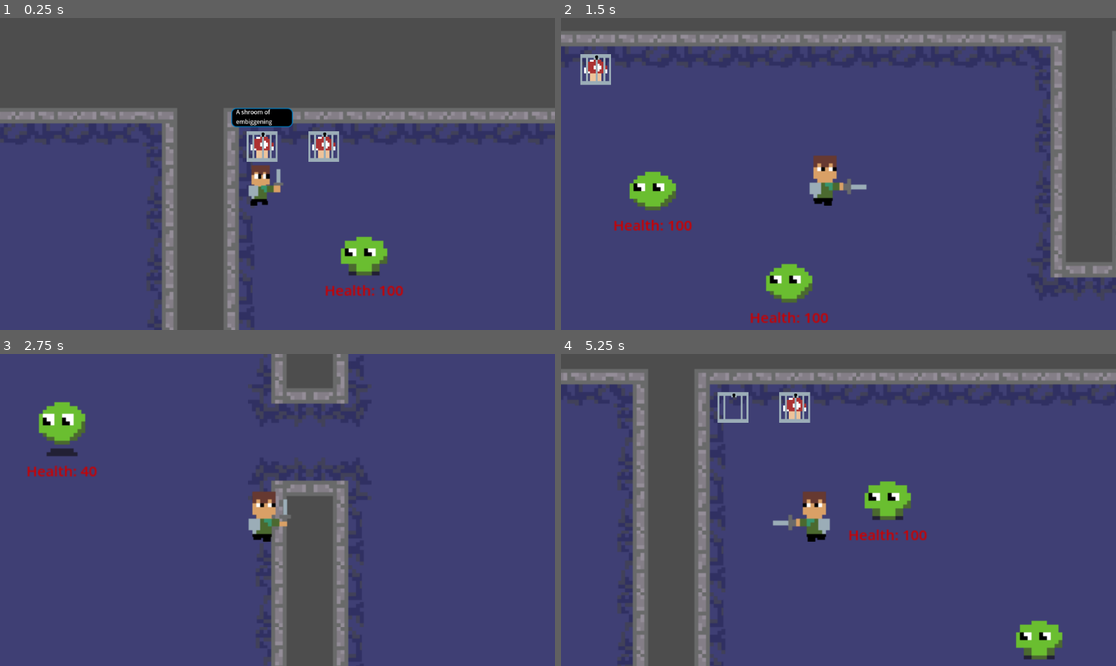
Above: before the commit, frames 1-4 (two rows, left to right).
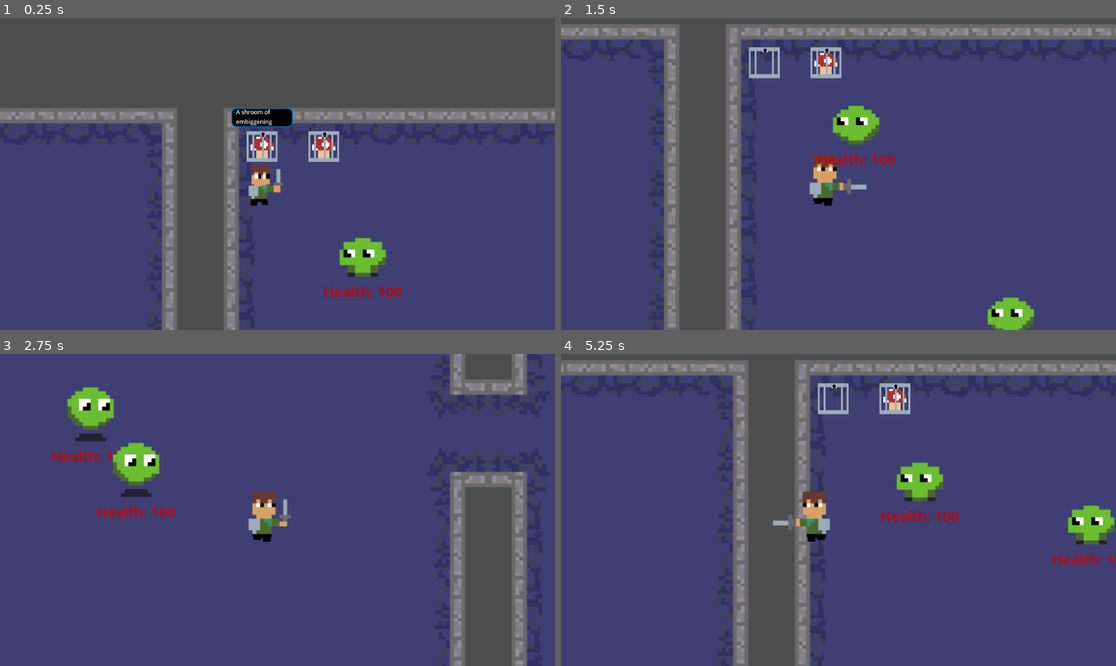
Above: after the commit, the same moments.

Repository: beml201/dungeon_game1
Game: Godot game, scene res://scenes/main.tscn
The game is run twice, just before and just after one commit, with the same random seed, the same clock (stepped at 60 frames per second) and the same inputs.
Inputs (mouse positions are in pixels of both pictures, inside the frame that each line leads up to):
- Up to frame 1 (0.25 s): no input
- Up to frame 2 (1.5 s): move the mouse to (960, 158) at 0.52 s; hold D (right) 0.53-1.28 s; click (960, 158) at 0.6 s; move the mouse to (727, 189) at 1.27 s; hold S (down) from 1.28 s (still down); click (727, 189) at 1.35 s
- Up to frame 3 (2.75 s): move the mouse to (333, 441) at 2.02 s; release S (down) at 2.03 s; hold D (right) from 2.03 s (still down); click (333, 441) at 2.1 s
- Up to frame 4 (5.25 s): move the mouse to (810, 572) at 2.77 s; release D (right) at 2.78 s; hold W (up) 2.78-3.53 s; click (810, 572) at 2.85 s; move the mouse to (1005, 556) at 3.52 s; hold A (left) 3.53-5.03 s; click (1005, 556) at 3.6 s; move the mouse to (672, 463) at 4.27 s; click (672, 463) at 4.35 s; move the mouse to (866, 510) at 5.02 s; hold S (down) from 5.03 s (still down); click (866, 510) at 5.1 s

The runs differ from the first frame. In frame 1, 0.7% of the frame differs, in the area x 58-73%, y 70-90%; in frame 2, 34%; in frame 3, 27%; in frame 4, 38%, in the area x 0-100%, y 2-100%.

Commit message:
Fixed slime movement

Diff:
--- a/scenes/mob_slime.tscn
+++ b/scenes/mob_slime.tscn
@@ -56,7 +56,7 @@
 hframes = 7
 frame = 1
 
-[node name="enemy body" type="CollisionShape2D" parent="."]
+[node name="body" type="CollisionShape2D" parent="."]
 position = Vector2(0, 5)
 scale = Vector2(-6.8557, -5.94024)
 shape = SubResource("CircleShape2D_578ss")
@@ -95,7 +95,7 @@
 grow_vertical = 0
 theme_override_colors/font_color = Color(0.803922, 0, 0, 1)
 theme_override_font_sizes/font_size = 15
-text = "Health:"
+text = "Health: 100"
 
 [connection signal="body_entered" from="view" to="." method="_on_view_body_entered"]
 [connection signal="body_exited" from="view" to="." method="_on_view_body_exited"]
--- a/scripts/mob_slime.gd
+++ b/scripts/mob_slime.gd
@@ -4,47 +4,51 @@
 var player_chase = false
 var player = null
 var health = 100
-var player_inattack_zone = false
+var in_range = false
 var player_attack_cooldown
 #var player_current_attack = false
 
 func _physics_process(delta):
 	get_node ("AnimationPlayer").play("jump")
-	$HealthLabel.text = "Health: "+str(max(0,health))
 	deal_with_damage()
 	if player_chase:
-		position += (player.global_position - global_position)/speed
+		velocity = player.global_position - global_position
+		if velocity[0]<0:
+			$Sprite2D.scale.x = 1
+		else:
+			$Sprite2D.scale.x = -1
+		move_and_slide()
+
+func get_input():
+	var input_direction = Input.get_vector("left", "right", "up", "down")
+	velocity = input_direction * speed
 
 func _on_view_body_entered(body):
-	player = body
-	player_chase = true
-	print("chasing")
+	if body.has_method("player"):
+		player = body
+		player_chase = true
+#	print("chasing")
 
 func _on_view_body_exited(body):
-	player = null
-	player_chase = false
-
-func mob_slime():
-	pass
-
+	if body.has_method("player"):
+		player = null
+		player_chase = false
 
 func _on_enemy_hitbox_body_entered(body):
-	if body.has_method("player"):
-		player_inattack_zone = true
-
+	if body.has_method("sword"):
+		in_range = true
 
 func _on_enemy_hitbox_body_exited(body):
 	if body.has_method("player"):
-		player_inattack_zone = false
+		in_range = false
 
 func deal_with_damage():
-	if player_inattack_zone and Global.player_current_attack == true:
+	if in_range and Global.player_current_attack == true:
 		health = health - 20
 		player_attack_cooldown = false
 		$attack_cooldown.start()
 		#position += (global_position - player.global_position)
-
-
+		$HealthLabel.text = "Health: "+str(max(0,health))
 
 func _on_attack_cooldown_timeout() -> void:
 	player_attack_cooldown = true
